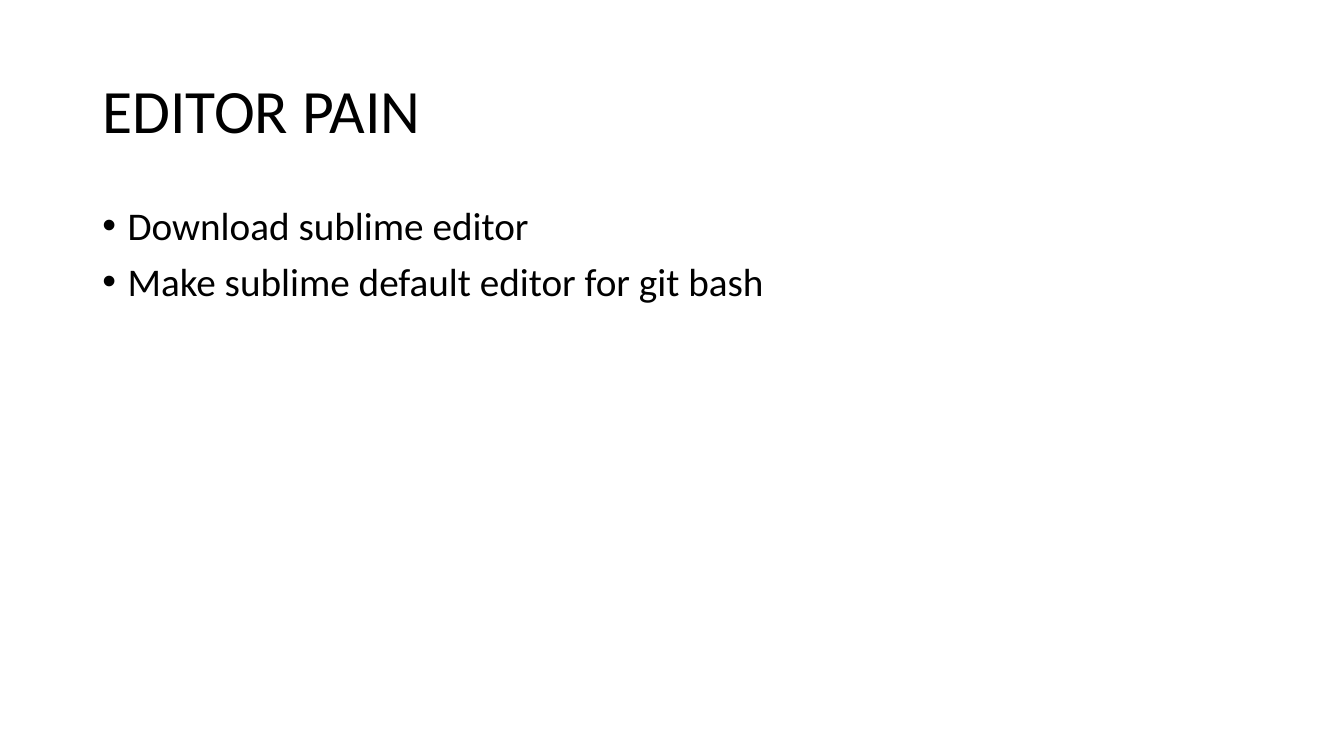
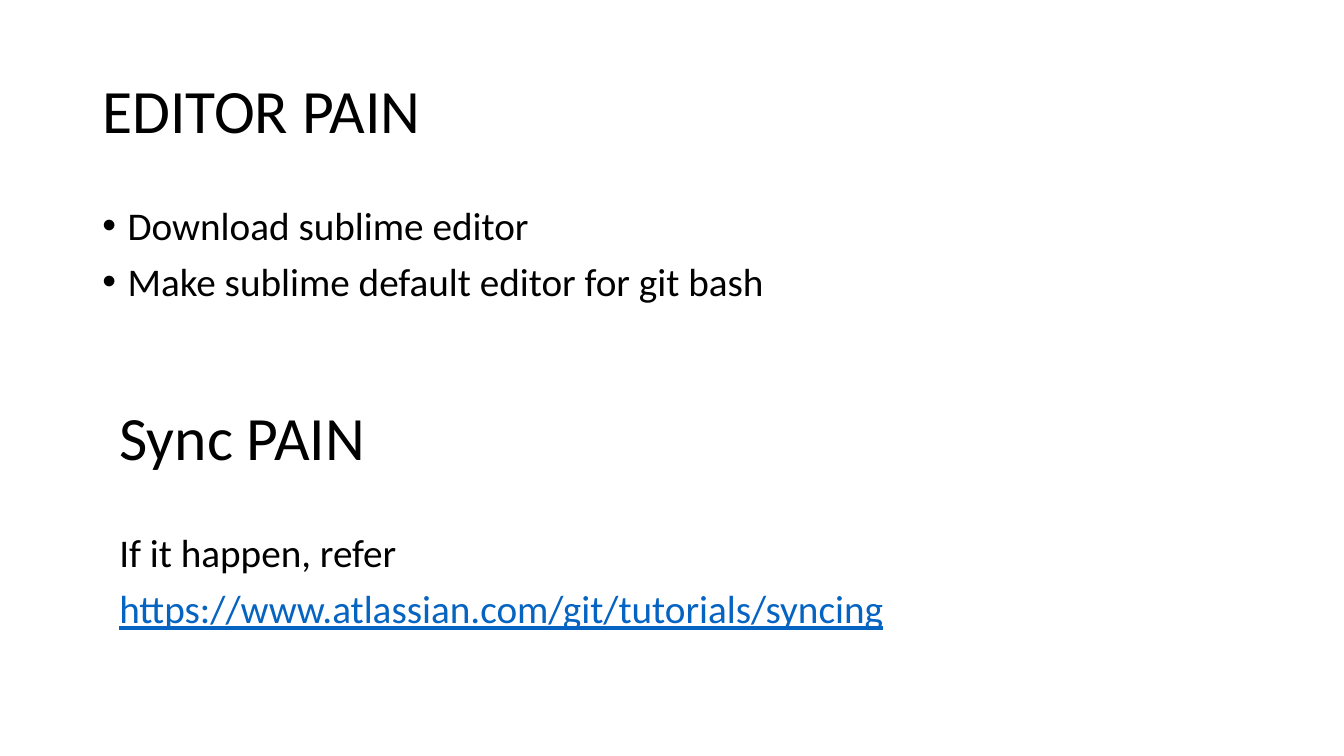
Before and after one commit to sumitPhD/git-for-starter, a slide deck: slide 7 of Just git it.pptx. Drawn at 1344x756 pixels with LibreOffice and Linux fonts; fonts in the diff are those of the drawing. Boxes give left, top, right and bottom in pixels: in the first picture for what was removed or moved away, otherwise in the second. Text is boxed around its words. In the diff, an @@ line names an element or a change of style, - is before the commit and + after.

Commit message:
added a slide regarding some issues like editor and sync

```diff
--- a/Just git it.pptx
+++ b/Just git it.pptx
@@ text added at [119, 420, 365, 470], 44 pt, text #000000 @@
+Sync PAIN
@@ text added at [119, 539, 883, 630], 28 pt, text #0563C1, underline @@
+If it happen, refer
+https://www.atlassian.com/git/tutorials/syncing
```
Also in this commit, not shown: 1 other slide changed.
